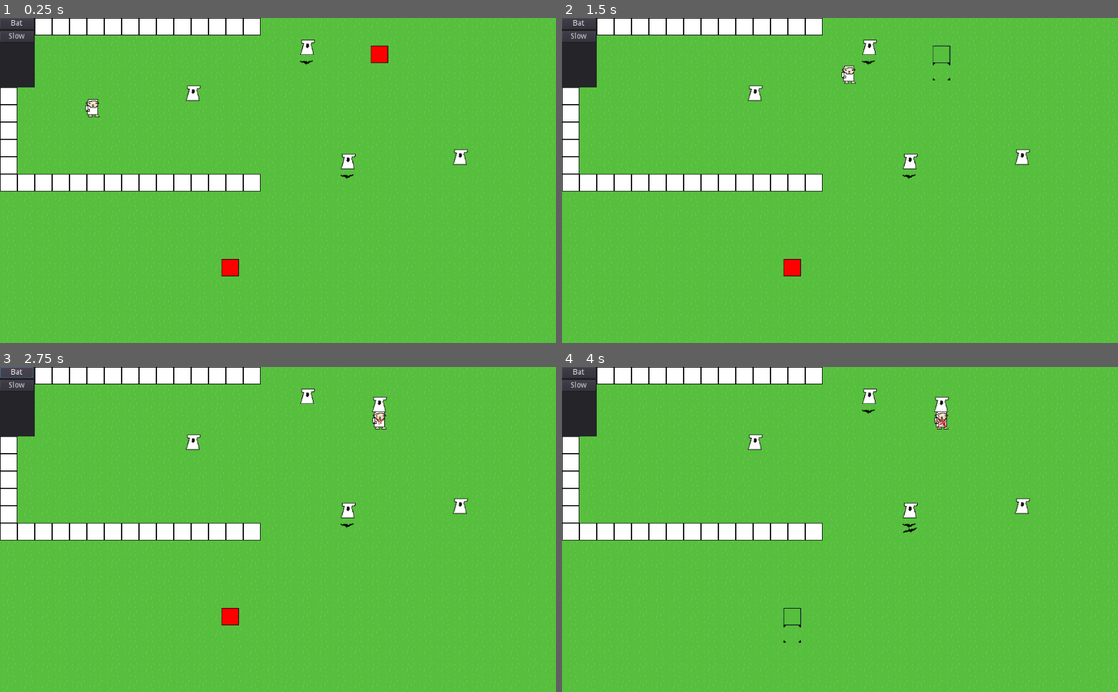
Above: before the commit, frames 1-4 (two rows, left to right).
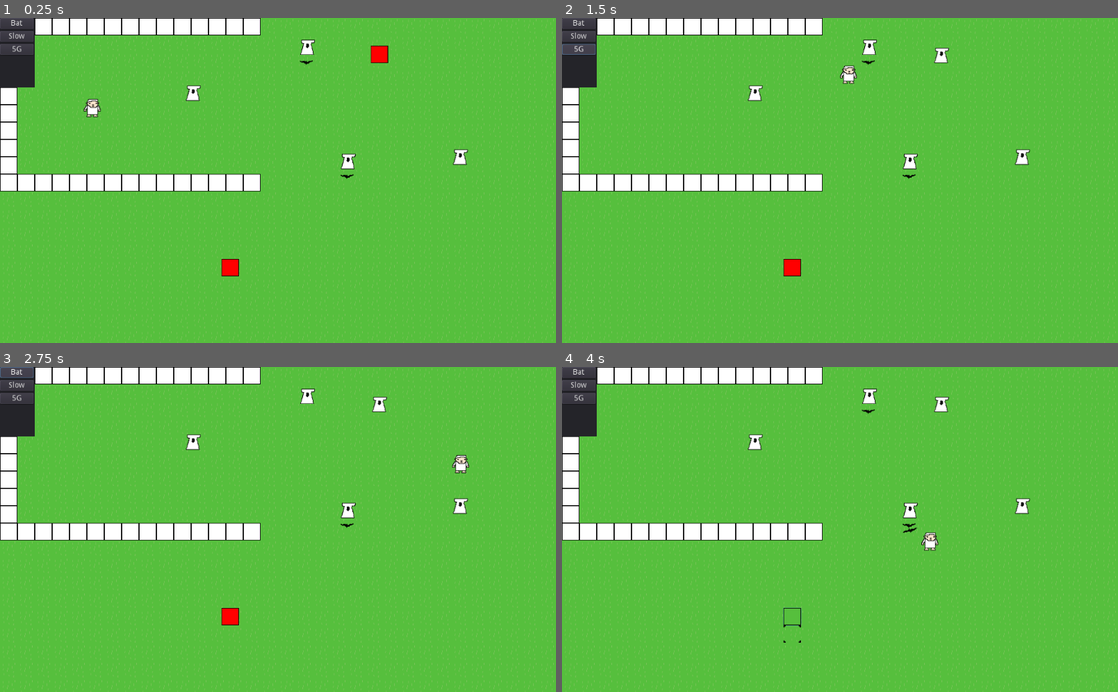
Above: after the commit, the same moments.

Repository: S-D-V-A-S-M-V-V-I-C-T-S-S-BAGGER/CovidTowerDefense
Game: Godot game, scene res://Levels/BaseLevel.tscn
The game is run twice, just before and just after one commit, with the same random seed, the same clock (stepped at 60 frames per second) and the same inputs.
Inputs (mouse positions are in pixels of both pictures, inside the frame that each line leads up to):
- Up to frame 1 (0.25 s): no input
- Up to frame 2 (1.5 s): click (940, 53) at 0.52 s; click (578, 50) at 1.25 s, where only the run after the commit has a clickable "5G"
- Up to frame 3 (2.75 s): click "Bat" at 2 s
- Up to frame 4 (4 s): click "Slow" at 2.75 s; click (789, 617) at 3.5 s

The runs differ from the first frame. In frame 1, 0.2% of the frame differs, in the area x 0-19%, y 7-31%; in frame 2, 0.4%, in the area x 0-70%, y 7-21%; in frame 3, 0.4%; in frame 4, 0.4%.

Commit message:
add working cell tower to HUD

Diff:
--- a/Enemies/Enemy.tscn
+++ b/Enemies/Enemy.tscn
@@ -37,8 +37,10 @@
 collision_mask = 0
 
 [node name="Collision" type="CollisionShape2D" parent="Path/MovingPoint/Area2D"]
-shape = SubResource( 3 )
+shape = SubResource( 1 )
 
 [node name="AnimatedSprite" type="AnimatedSprite" parent="Path/MovingPoint"]
-frames = SubResource( 4 )
+position = Vector2( 0.0853119, -0.0853195 )
+frames = SubResource( 2 )
+frame = 1
 playing = true
--- a/Gui/HUD.tscn
+++ b/Gui/HUD.tscn
@@ -1,9 +1,10 @@
-[gd_scene load_steps=5 format=2]
+[gd_scene load_steps=6 format=2]
 
 [ext_resource path="res://Gui/TowerOptions.gd" type="Script" id=1]
 [ext_resource path="res://Gui/TowerPositions.gd" type="Script" id=2]
 [ext_resource path="res://Towers/Tower.tscn" type="PackedScene" id=3]
 [ext_resource path="res://Towers/BatTower.tscn" type="PackedScene" id=4]
+[ext_resource path="res://Towers/CellTower.tscn" type="PackedScene" id=5]
 
 [node name="HUD" type="Node2D"]
 
@@ -24,6 +25,7 @@
 }
 bat_tower = ExtResource( 4 )
 slow_tower = ExtResource( 3 )
+cell_tower = ExtResource( 5 )
 
 [node name="VBoxContainer" type="VBoxContainer" parent="TowerOptions"]
 margin_right = 62.0
@@ -49,5 +51,12 @@
 "_edit_use_anchors_": false
 }
 
+[node name="CellTower" type="Button" parent="TowerOptions/VBoxContainer"]
+margin_top = 48.0
+margin_right = 62.0
+margin_bottom = 68.0
+text = "5G"
+
 [connection signal="pressed" from="TowerOptions/VBoxContainer/BatTower" to="TowerOptions" method="_on_BatTower_pressed"]
 [connection signal="pressed" from="TowerOptions/VBoxContainer/SlowTower" to="TowerOptions" method="_on_SlowTower_pressed"]
+[connection signal="pressed" from="TowerOptions/VBoxContainer/CellTower" to="TowerOptions" method="_on_CellTower_pressed"]
--- a/Gui/TowerOptions.gd
+++ b/Gui/TowerOptions.gd
@@ -6,6 +6,7 @@
 # var b = "text"
 export (PackedScene) var bat_tower
 export (PackedScene) var slow_tower
+export (PackedScene) var cell_tower
 
 
 # Called when the node enters the scene tree for the first time.
@@ -34,3 +35,7 @@
 
 func _on_SlowTower_pressed():
 	place_tower(slow_tower)
+
+
+func _on_CellTower_pressed():
+	place_tower(cell_tower)
--- a/Towers/CellTower.gd
+++ b/Towers/CellTower.gd
@@ -4,6 +4,9 @@
 # Declare member variables here. Examples:
 # var a: int = 2
 # var b: String = "text"
+
+func initialize(tower_position, path_position):
+	position = tower_position
 
 
 # Called when the node enters the scene tree for the first time.
@@ -17,4 +20,4 @@
 
 
 func _on_Collision_area_shape_entered(area_id: int, area: Area2D, area_shape: int, local_shape: int) -> void:
-	get_node(area.get_path()).get_parent().get_parent().get_parent().set("speed_modifier", 2)
+	get_node(area.get_path()).get_parent().get_parent().get_parent().set("speed_modifier", 1.5)
--- a/Towers/CellTower.tscn
+++ b/Towers/CellTower.tscn
@@ -1,12 +1,12 @@
 [gd_scene load_steps=4 format=2]
 
 [ext_resource path="res://PlaceHolders/TowerPlaceholder.png" type="Texture" id=1]
-[ext_resource path="res://Towers/Tower.gd" type="Script" id=2]
+[ext_resource path="res://Towers/CellTower.gd" type="Script" id=2]
 
 [sub_resource type="CircleShape2D" id=1]
 radius = 64.0
 
-[node name="Tower" type="Node2D"]
+[node name="CellTower" type="Node2D"]
 script = ExtResource( 2 )
 
 [node name="Sprite" type="Sprite" parent="."]
Not shown: 1 places in Enemies/Enemy.tscn that only renumber resources
